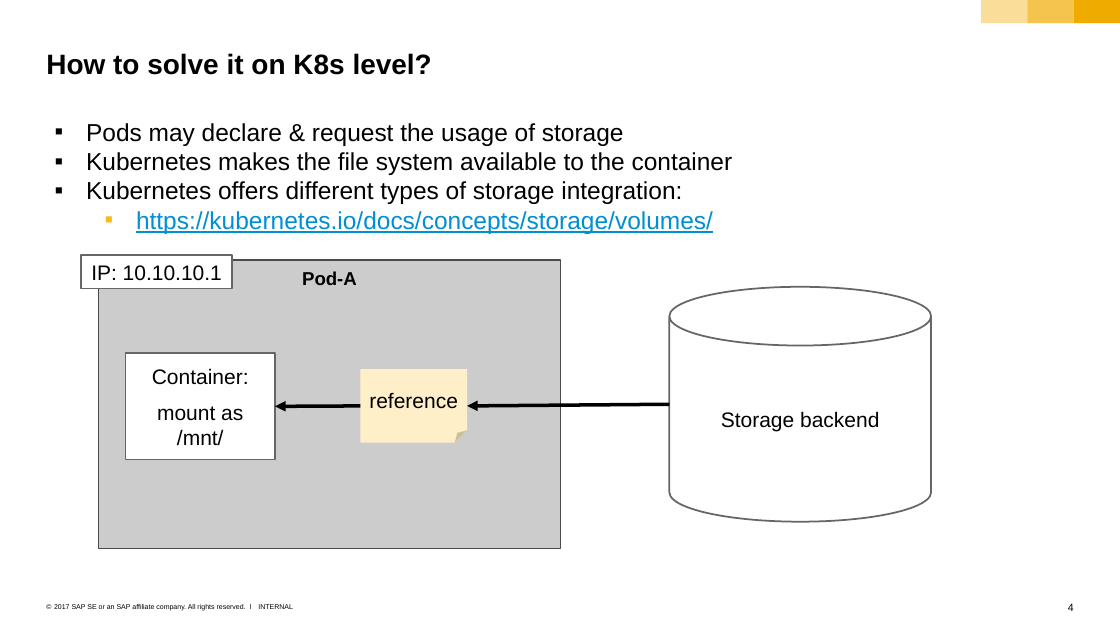
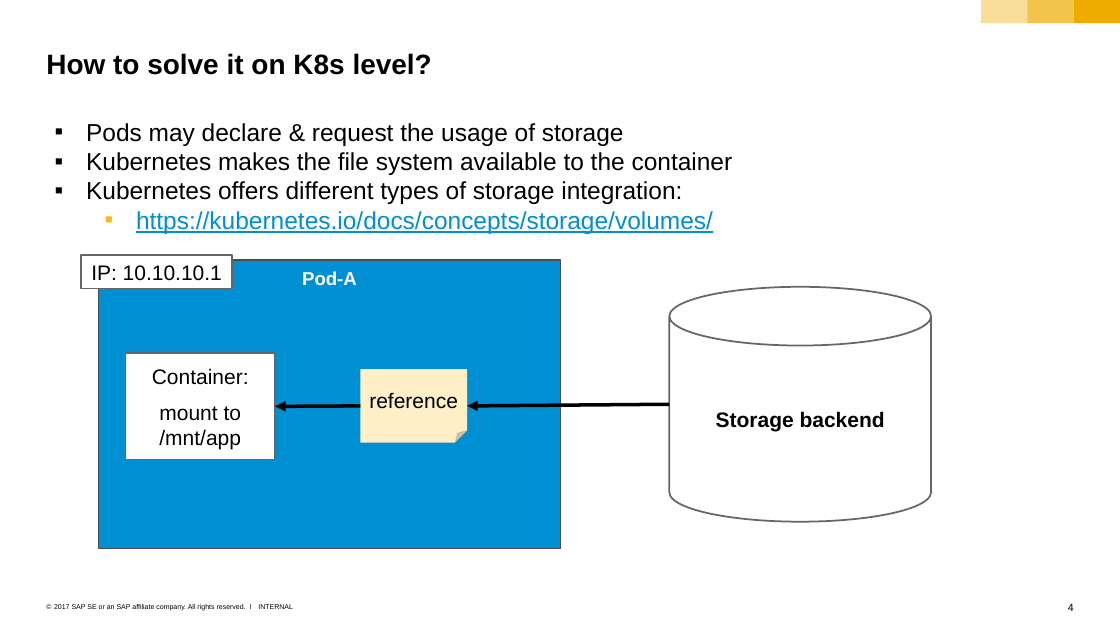
Before and after one commit to sriramrokkam/k8s-training, a slide deck: slide 4 of kubernetes/05_persistence.pptx. Drawn at 1120x630 pixels with LibreOffice and Linux fonts; fonts in the diff are those of the drawing. Boxes give left, top, right and bottom in pixels: in the first picture for what was removed or moved away, otherwise in the second. Text is boxed around its words. In the diff, an @@ line names an element or a change of style, - is before the commit and + after.

```diff
--- a/kubernetes/05_persistence.pptx
+++ b/kubernetes/05_persistence.pptx
@@ rectangle "Pod-A" at (x1=98, y1=260, x2=560, y2=549): text colour #000000 to #FFFFFF; fill #CCCCCC to #008FD3 @@
@@ cylinder "Storage backend" at (x1=669, y1=286, x2=931, y2=521): bold on @@
@@ text in rectangle at (x1=159, y1=406, x2=241, y2=449): text changed @@
-mount as /mnt/
+mount to /mnt/app
```
Also in this commit, not shown: 6 other slides changed, 3 slides added, 3 slides removed, 8 other files.
